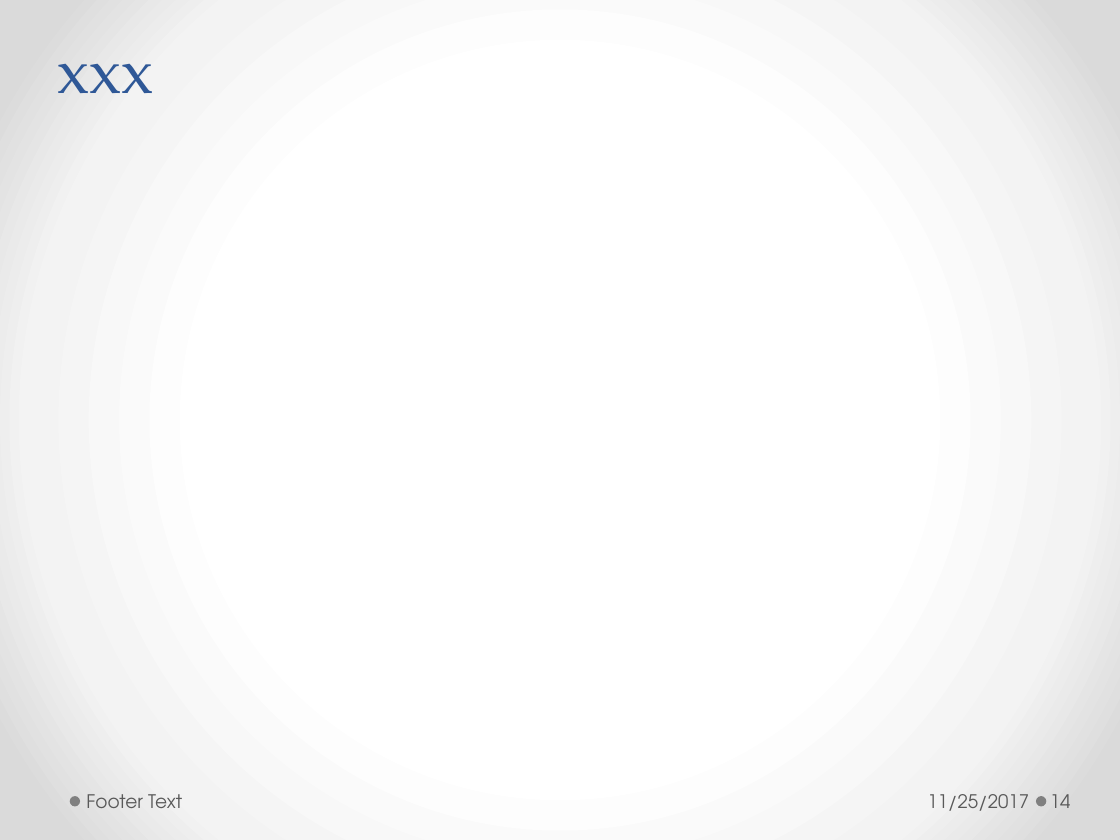
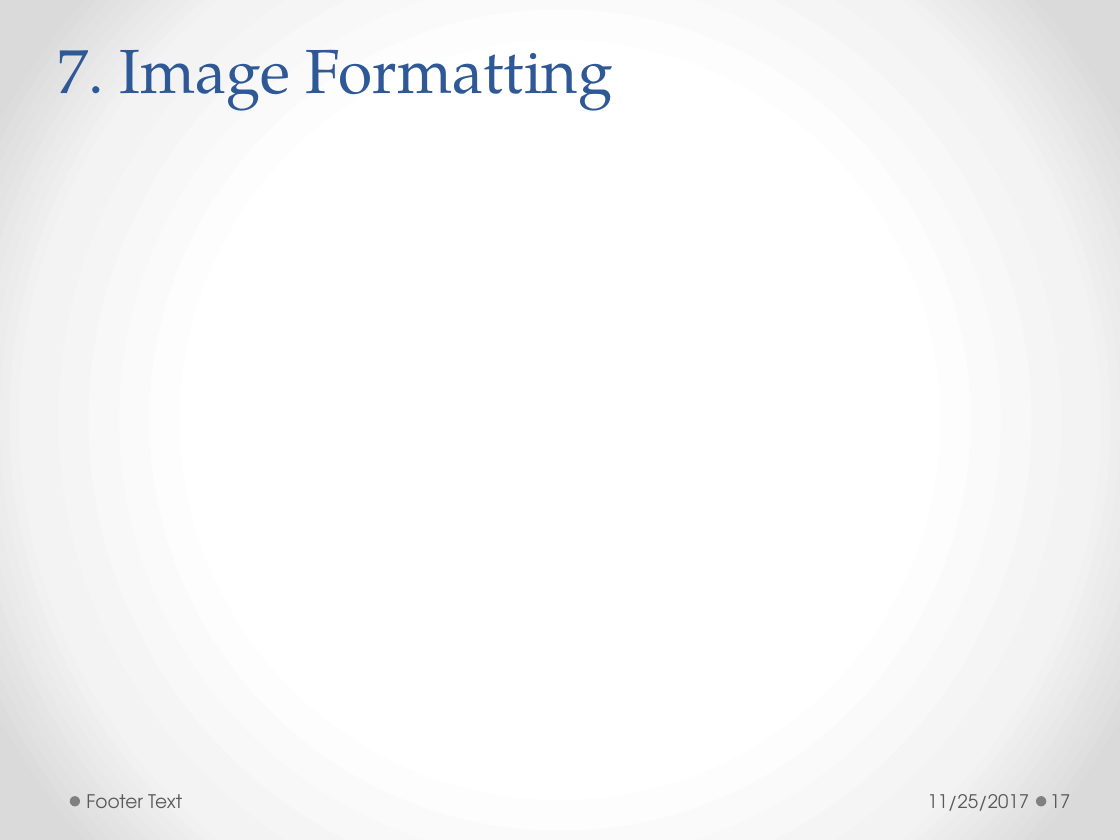
Before and after one commit to h-t-tran/brown, a slide deck: slide 17 of web-pg-performance/webpgperformance.pptx (slide 14 before the commit). Drawn at 1120x840 pixels with LibreOffice and Linux fonts; fonts in the diff are those of the drawing. Boxes give left, top, right and bottom in pixels: in the first picture for what was removed or moved away, otherwise in the second. Text is boxed around its words. In the diff, an @@ line names an element or a change of style, - is before the commit and + after.

```diff
--- a/web-pg-performance/webpgperformance.pptx
+++ b/web-pg-performance/webpgperformance.pptx
@@ title at bbox=[58, 50, 612, 111]: text changed @@
-xxx
+7. Image Formatting
@@ page number at bbox=[1050, 794, 1071, 808]: text changed @@
-14
+17
```
Also in this commit, not shown: 1 other slide changed, 5 slides added, 1 other file.
